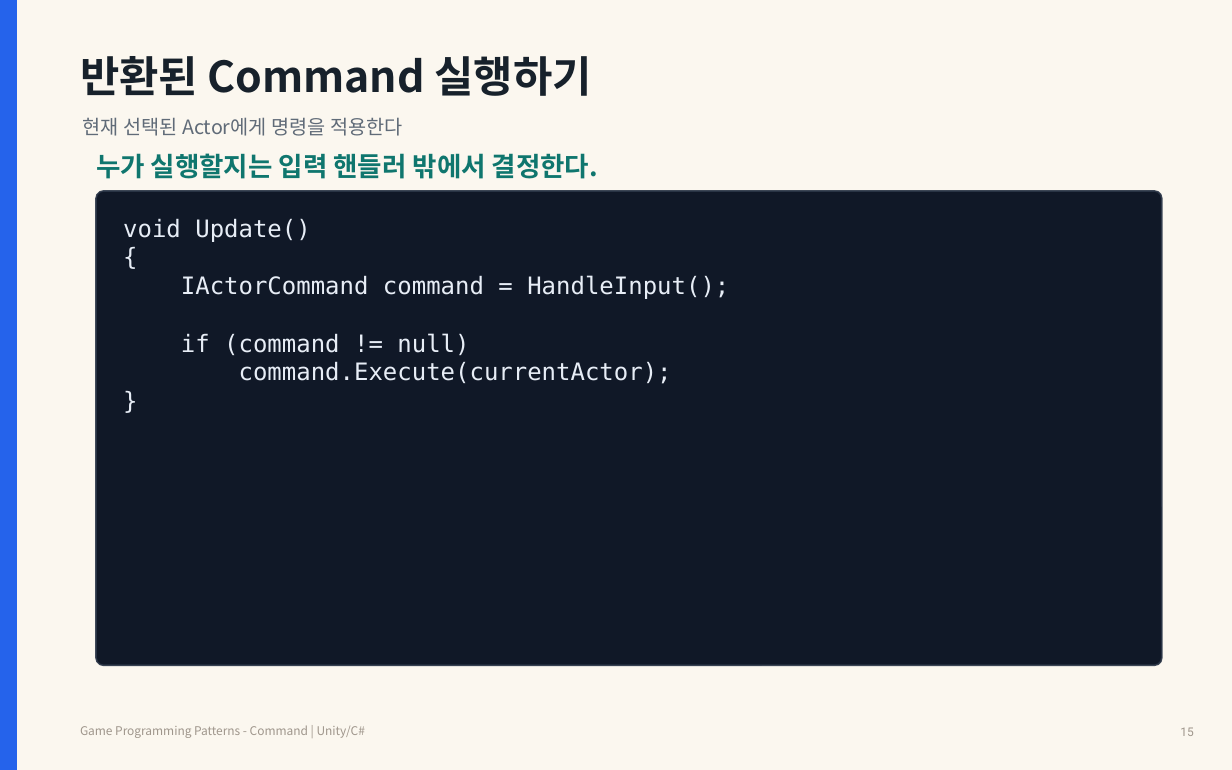
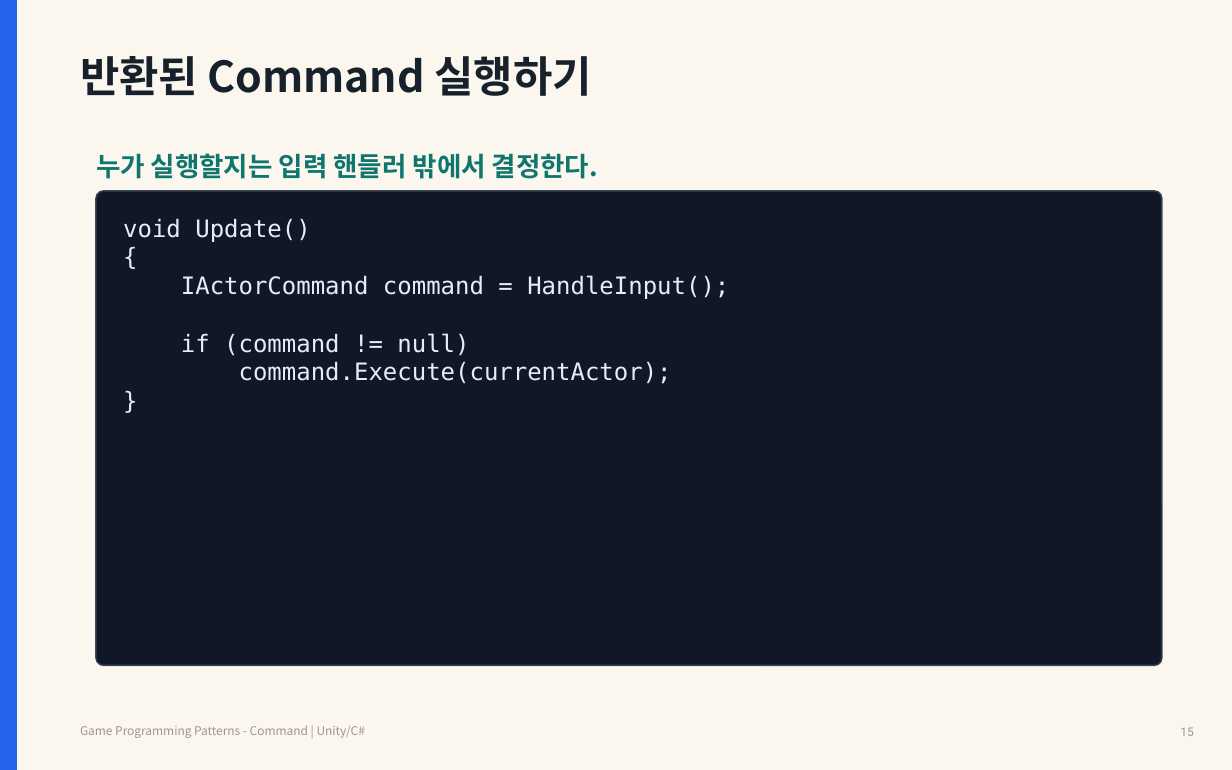
Before and after one commit to Meerkat-GMD/unity-programming-pattern, a slide deck: slide 15 of 강의자료/유니티 프로그래밍 패턴 2차시 - Command Pattern.pptx. Drawn at 1232x770 pixels with LibreOffice and Linux fonts; fonts in the diff are those of the drawing. Boxes give left, top, right and bottom in pixels: in the first picture for what was removed or moved away, otherwise in the second. Text is boxed around its words. In the diff, an @@ line names an element or a change of style, - is before the commit and + after.

```diff
--- a/강의자료/유니티 프로그래밍 패턴 2차시 - Command Pattern.pptx
+++ b/강의자료/유니티 프로그래밍 패턴 2차시 - Command Pattern.pptx
@@ text removed at (x1=83, y1=117, x2=403, y2=136) @@
-현재 선택된 Actor에게 명령을 적용한다
```
Also in this commit, not shown: 32 other slides changed.
